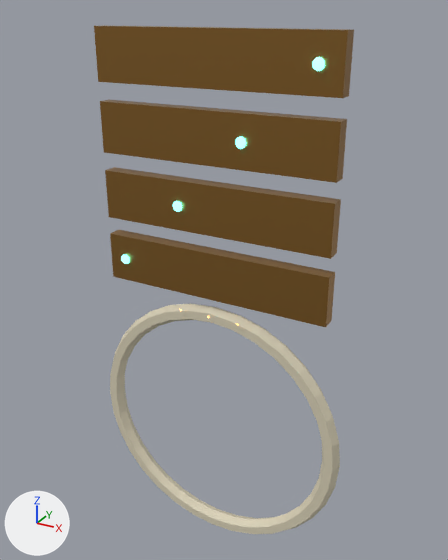
The Blender file assets/maps/aetherion_orrery/blender/06_astrolabe_gate.blend as it was, and as the next commit left it.
Before and after are seen from a camera (50 mm lens) standing at (18.8, -32.9, 37.2) and looking at (0.1, 1.1, 20.2). The axes (+X, +Y, +Z) are drawn at lower left. The lights are the same throughout. The first picture is the older version. Both versions are drawn at frame 841 of the action 'AstrolabeGateRigAction'; the numbers are the values there.

Objects in the first picture: 'astrolabe_bar_0', 'astrolabe_bar_1', 'astrolabe_bar_2', 'astrolabe_bar_3', 'astrolabe_outer_nocol' and 4 more.
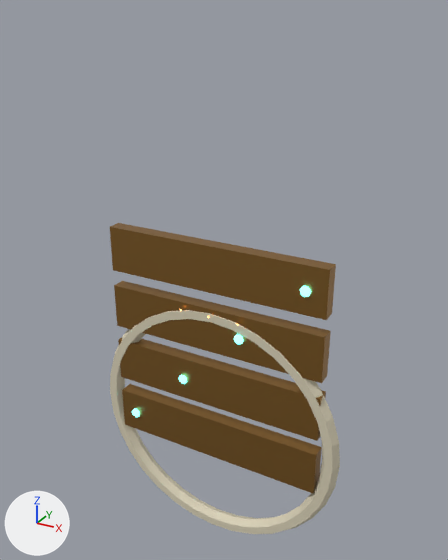
ob_astrolabegaterig is not drawn itself; it is the parent of ob_astrolabe_bar_0, ob_astrolabe_marker_0_nocol, ob_astrolabe_bar_1, ob_astrolabe_marker_1_nocol, ob_astrolabe_bar_2, ob_astrolabe_marker_2_nocol, ob_astrolabe_bar_3, ob_astrolabe_marker_3_nocol.

Location of each change, [x1, y1, x2, y2] in pixels of the pictures (448 x 560 px):
'astrolabe_bar_3', moved
    before: [94, 26, 354, 98]
    after: [110, 223, 336, 320]
'astrolabe_bar_2', moved
    before: [100, 99, 347, 183]
    after: [114, 281, 331, 383]
'astrolabe_bar_1', moved
    before: [105, 167, 341, 259]
    after: [118, 338, 326, 441]
'astrolabe_bar_0', moved
    before: [110, 230, 335, 327]
    after: [122, 384, 322, 494]
'astrolabe_marker_3_nocol', moved
    before: [312, 57, 325, 71]
    after: [300, 286, 311, 297]
'astrolabe_marker_2_nocol', moved
    before: [235, 137, 246, 149]
    after: [234, 335, 243, 344]
'astrolabe_marker_1_nocol', moved
    before: [173, 201, 182, 212]
    after: [179, 375, 187, 384]
'astrolabe_marker_0_nocol', moved
    before: [121, 255, 130, 264]
    after: [132, 409, 140, 417]

Edits to the bpy script that builds the scene:
```text
Change ob_astrolabegaterig:
    ob_astrolabegaterig.location: (0.0, 0.0, 19.0) -> (0.0, 0.0, 6.0)
```
